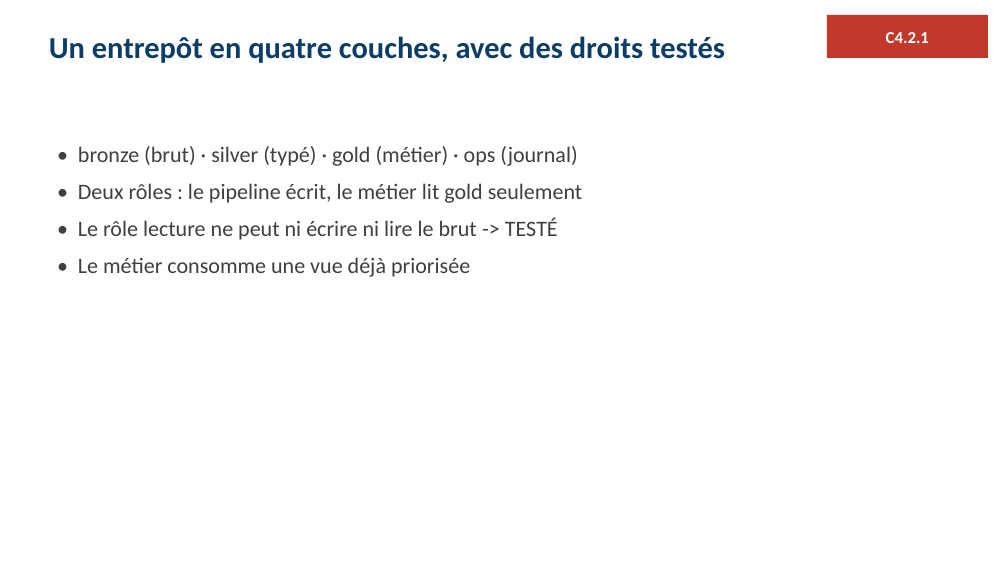
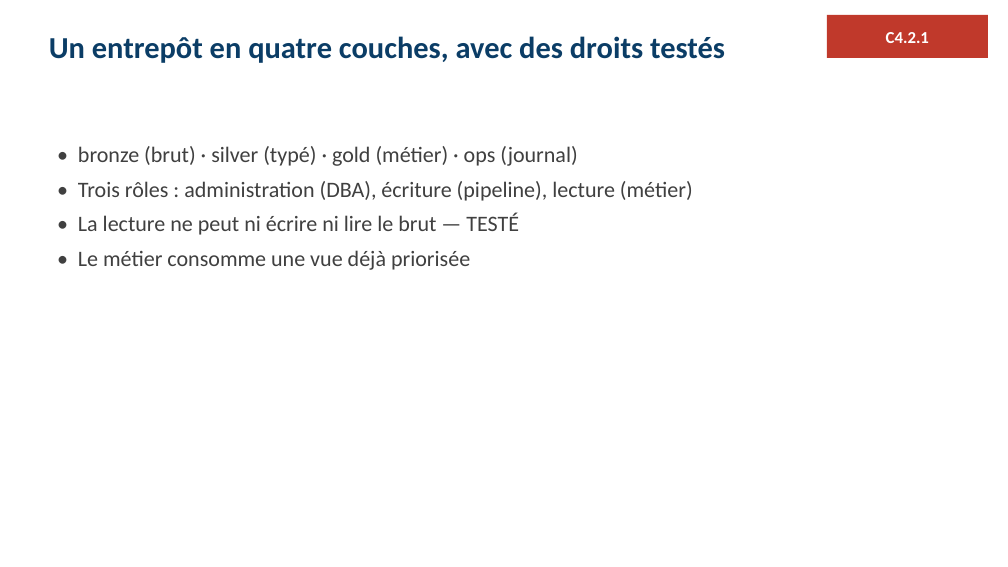
Before and after one commit to ratpiGene/ELT-Eckert, a slide deck: slide 7 of soutenance/support_eckert.pptx. Drawn at 1008x567 pixels with LibreOffice and Linux fonts; fonts in the diff are those of the drawing. Boxes give left, top, right and bottom in pixels: in the first picture for what was removed or moved away, otherwise in the second. Text is boxed around its words. In the diff, an @@ line names an element or a change of style, - is before the commit and + after.

```diff
--- a/soutenance/support_eckert.pptx
+++ b/soutenance/support_eckert.pptx
@@ text at [78,146,577,270]: less space between paragraphs @@
@@ text at [78,181,693,235]: text changed @@
-• Deux rôles : le pipeline écrit, le métier lit gold seulement
-• Le rôle lecture ne peut ni écrire ni lire le brut -> TESTÉ
+• Trois rôles : administration (DBA), écriture (pipeline), lecture (métier)
+• La lecture ne peut ni écrire ni lire le brut — TESTÉ
```
Also in this commit, not shown: 4 other slides changed, 1 other file.
